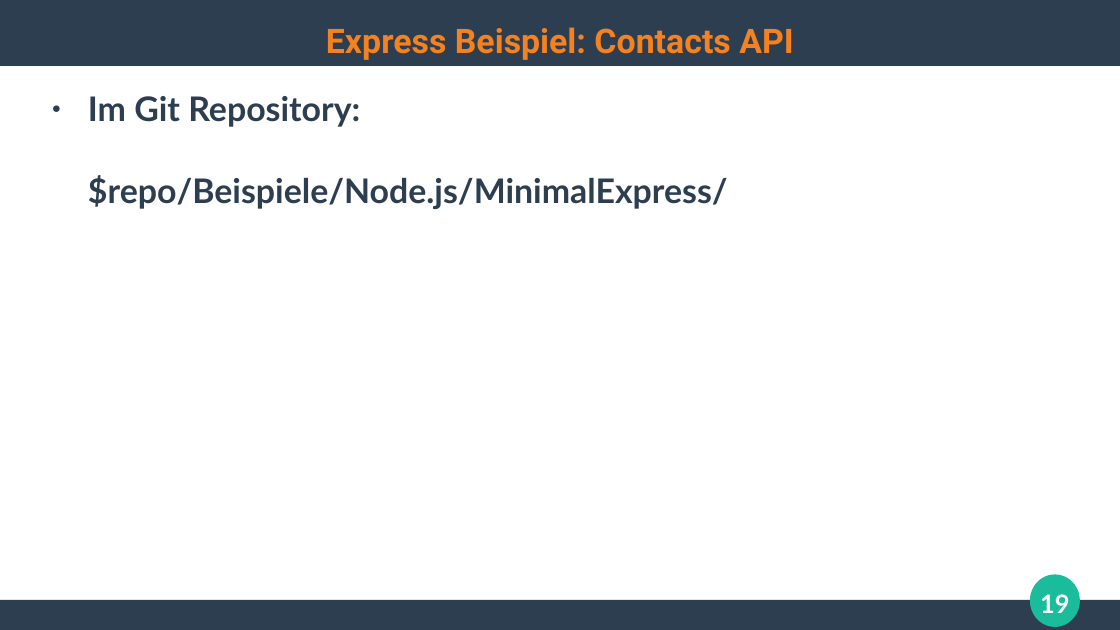
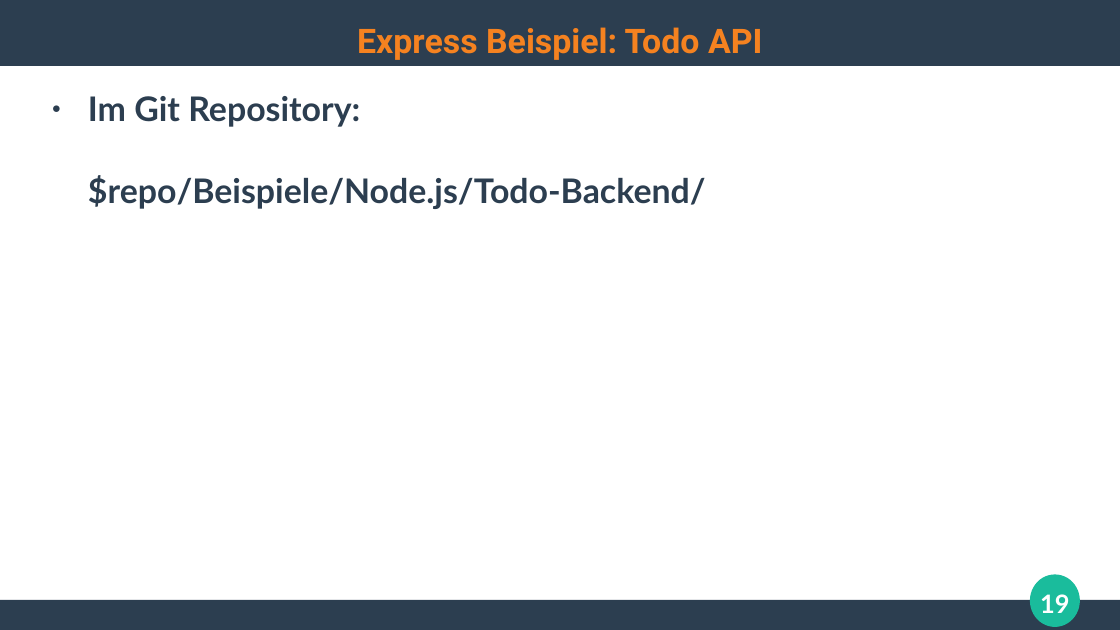
Before and after one commit to ghandmann/HS-AlbSig-WebAnwendungen2, a slide deck: slide 19 of Kapitel/03_WebFrameworks_1x1.odp. Drawn at 1120x630 pixels with LibreOffice and Linux fonts; fonts in the diff are those of the drawing. Boxes give left, top, right and bottom in pixels: in the first picture for what was removed or moved away, otherwise in the second. Text is boxed around its words. In the diff, an @@ line names an element or a change of style, - is before the commit and + after.

Commit message:
update live-demo repo for todo-backend

```diff
--- a/Kapitel/03_WebFrameworks_1x1.odp
+++ b/Kapitel/03_WebFrameworks_1x1.odp
@@ title at [357, 27, 763, 60]: text changed @@
-Express Beispiel: Contacts API
+Express Beispiel: Todo API
@@ text at [88, 96, 706, 209]: text changed @@
-● Im Git Repository:
-  $repo/Beispiele/Node.js/MinimalExpress/
+● Im Git Repository:
+  $repo/Beispiele/Node.js/Todo-Backend/
```
